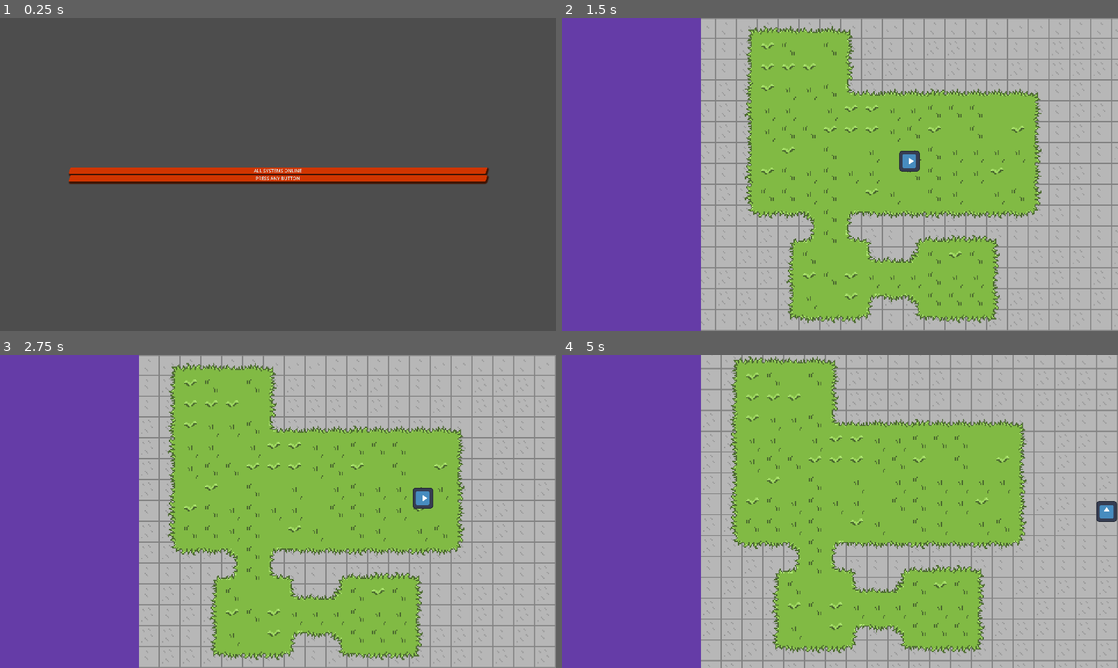
Above: before the commit, frames 1-4 (two rows, left to right).
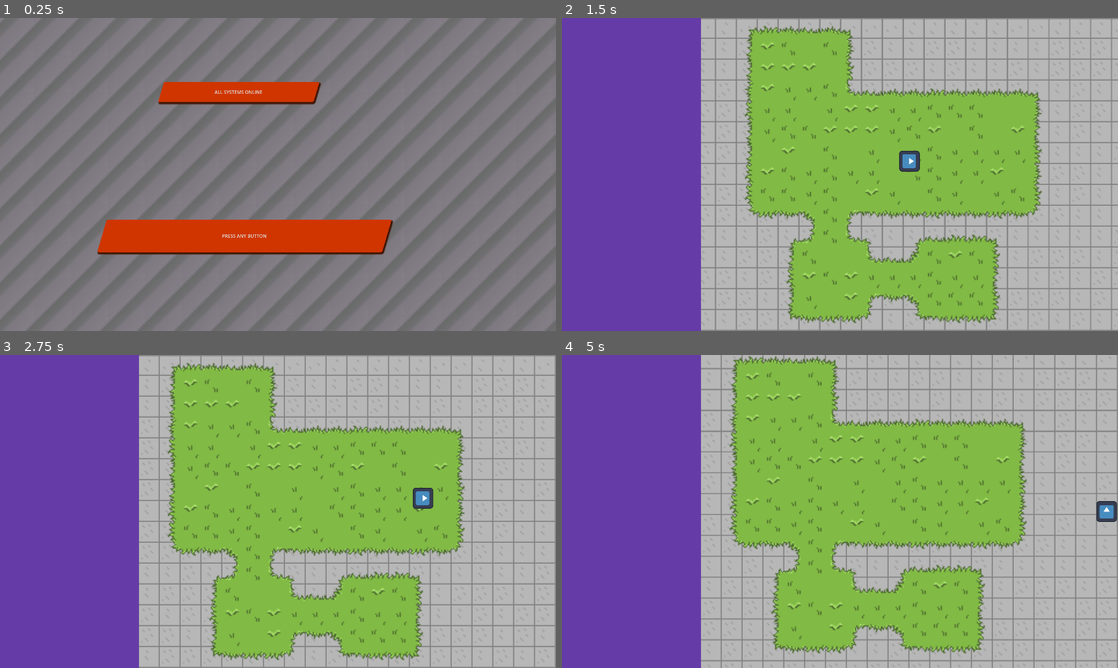
Above: after the commit, the same moments.

Repository: Earth-Turtle/jan-jam
Game: Godot game, scene res://scenes/main_menu/main_menu.tscn
Two runs of this game, one before a commit and one after it. Both use one fixed random seed, a clock stepped at 60 frames per second and the inputs below. Before the commit the project starts from res://scenes/main_menu.tscn. The engine's default icon, where the game draws it, is replaced by a stand-in: a white triangle on a blue panel in a dark square.
Inputs:
- Up to frame 1 (0.25 s): no input
- Up to frame 2 (1.5 s): click "ALL SYSTEMS ONLINE" at 0.5 s; click "PRESS ANY BUTTON" at 1.25 s
- Up to frame 3 (2.75 s): tap Enter at 2 s; hold Right (ui_right) from 2.03 s (still down)
- Up to frame 4 (5 s): release Right (ui_right) at 2.78 s; hold Down (ui_down) 2.78-3.53 s; hold Right (ui_right) 3.53-4.28 s; hold Up (ui_up) from 4.28 s (still down)

The runs differ from the first frame. In frame 1, 100% of the frame differs, in the area x 0-100%, y 0-100%; in frame 2, 2.3%; in frame 3, 2.3%; in frame 4, 2.3%.

Commit message:
Scrolling background for main menu

Diff:
--- a/project.godot
+++ b/project.godot
@@ -11,7 +11,7 @@
 [application]
 
 config/name="Pirate Jam Jan 2025"
-run/main_scene="res://scenes/main_menu.tscn"
+run/main_scene="res://scenes/main_menu/main_menu.tscn"
 config/features=PackedStringArray("4.3", "GL Compatibility")
 config/icon="res://icon.svg"
 
@@ -65,6 +65,5 @@
 
 [rendering]
 
-textures/canvas_textures/default_texture_filter=0
 renderer/rendering_method="gl_compatibility"
 renderer/rendering_method.mobile="gl_compatibility"
--- a/scenes/main_menu.tscn
+++ /dev/null
@@ -1,78 +0,0 @@
-[gd_scene load_steps=5 format=3 uid="uid://dhemy5xe7i3pb"]
-
-[ext_resource type="Script" path="res://scripts/main_menu.gd" id="1_3s4g0"]
-
-[sub_resource type="StyleBoxFlat" id="StyleBoxFlat_5j43m"]
-bg_color = Color(0.816823, 0.20825, 9.62615e-08, 1)
-skew = Vector2(0.295, 0)
-border_width_left = 2
-border_width_top = 3
-border_color = Color(0.25098, 0.0784314, 0.0117647, 1)
-border_blend = true
-corner_radius_top_left = 5
-corner_radius_top_right = 5
-corner_radius_bottom_right = 5
-corner_radius_bottom_left = 5
-shadow_color = Color(0.25098, 0.0784314, 0.0117647, 1)
-shadow_size = 1
-anti_aliasing = false
-
-[sub_resource type="StyleBoxFlat" id="StyleBoxFlat_qxx5m"]
-bg_color = Color(0.816823, 0.20825, 9.62615e-08, 1)
-skew = Vector2(0.295, 0)
-border_blend = true
-corner_radius_top_left = 5
-corner_radius_top_right = 5
-corner_radius_bottom_right = 5
-corner_radius_bottom_left = 5
-shadow_color = Color(0.25098, 0.0784314, 0.0117647, 1)
-shadow_size = 5
-shadow_offset = Vector2(3, 5)
-anti_aliasing = false
-
-[sub_resource type="Theme" id="Theme_wa1np"]
-Button/styles/hover = SubResource("StyleBoxFlat_5j43m")
-Button/styles/normal = SubResource("StyleBoxFlat_qxx5m")
-
-[node name="MainMenu" type="Control"]
-layout_mode = 3
-anchors_preset = 0
-offset_left = 120.0
-offset_top = 80.0
-offset_right = 1800.0
-offset_bottom = 1000.0
-theme = SubResource("Theme_wa1np")
-script = ExtResource("1_3s4g0")
-
-[node name="MarginContainer" type="MarginContainer" parent="."]
-layout_mode = 1
-anchors_preset = 15
-anchor_right = 1.0
-anchor_bottom = 1.0
-grow_horizontal = 2
-grow_vertical = 2
-theme_override_constants/margin_left = 120
-theme_override_constants/margin_top = 80
-theme_override_constants/margin_right = 120
-theme_override_constants/margin_bottom = 80
-
-[node name="VBoxContainer" type="VBoxContainer" parent="MarginContainer"]
-layout_mode = 2
-size_flags_vertical = 4
-
-[node name="Title" type="Button" parent="MarginContainer/VBoxContainer"]
-layout_mode = 2
-text = "ALL SYSTEMS ONLINE"
-autowrap_mode = 3
-
-[node name="Play" type="Button" parent="MarginContainer/VBoxContainer"]
-layout_mode = 2
-text = "PRESS ANY BUTTON"
-
-[node name="Settings" type="Button" parent="MarginContainer/VBoxContainer"]
-visible = false
-layout_mode = 2
-text = "SETTINGS"
-
-[connection signal="pressed" from="MarginContainer/VBoxContainer/Play" to="." method="_on_play_pressed"]
-[connection signal="pressed" from="MarginContainer/VBoxContainer/Settings" to="." method="_on_settings_pressed"]
--- /dev/null
+++ b/scenes/main_menu/main_menu.tscn
@@ -0,0 +1,121 @@
+[gd_scene load_steps=9 format=3 uid="uid://dhemy5xe7i3pb"]
+
+[ext_resource type="Script" path="res://scripts/main_menu.gd" id="1_8yswk"]
+[ext_resource type="Shader" path="res://scenes/main_menu/main_menu_background.gdshader" id="2_7b68i"]
+[ext_resource type="Texture2D" uid="uid://chysqtfg01r41" path="res://resources/main_menu_background_tile.png" id="3_764h7"]
+
+[sub_resource type="StyleBoxFlat" id="StyleBoxFlat_5j43m"]
+bg_color = Color(0.816823, 0.20825, 9.62615e-08, 1)
+skew = Vector2(0.295, 0)
+border_width_left = 2
+border_width_top = 3
+border_color = Color(0.25098, 0.0784314, 0.0117647, 1)
+border_blend = true
+corner_radius_top_left = 5
+corner_radius_top_right = 5
+corner_radius_bottom_right = 5
+corner_radius_bottom_left = 5
+shadow_color = Color(0.25098, 0.0784314, 0.0117647, 1)
+shadow_size = 1
+anti_aliasing = false
+
+[sub_resource type="StyleBoxFlat" id="StyleBoxFlat_qxx5m"]
+bg_color = Color(0.816823, 0.20825, 9.62615e-08, 1)
+skew = Vector2(0.295, 0)
+border_blend = true
+corner_radius_top_left = 5
+corner_radius_top_right = 5
+corner_radius_bottom_right = 5
+corner_radius_bottom_left = 5
+shadow_color = Color(0.25098, 0.0784314, 0.0117647, 1)
+shadow_size = 5
+shadow_offset = Vector2(3, 5)
+anti_aliasing = false
+
+[sub_resource type="StyleBoxFlat" id="StyleBoxFlat_i3wh6"]
+bg_color = Color(0.693784, 0.171098, 3.85046e-07, 1)
+skew = Vector2(0.295, 0)
+border_width_left = 2
+border_width_top = 3
+border_color = Color(0.25098, 0.0784314, 0.0117647, 1)
+border_blend = true
+corner_radius_top_left = 5
+corner_radius_top_right = 5
+corner_radius_bottom_right = 5
+corner_radius_bottom_left = 5
+shadow_color = Color(0.25098, 0.0784314, 0.0117647, 1)
+shadow_size = 1
+anti_aliasing = false
+
+[sub_resource type="Theme" id="Theme_wa1np"]
+Button/styles/hover = SubResource("StyleBoxFlat_5j43m")
+Button/styles/normal = SubResource("StyleBoxFlat_qxx5m")
+Button/styles/pressed = SubResource("StyleBoxFlat_i3wh6")
+
+[sub_resource type="ShaderMaterial" id="ShaderMaterial_xie2x"]
+shader = ExtResource("2_7b68i")
+
+[node name="MainMenu" type="Control"]
+layout_mode = 3
+anchors_preset = 15
+anchor_right = 1.0
+anchor_bottom = 1.0
+grow_horizontal = 2
+grow_vertical = 2
+theme = SubResource("Theme_wa1np")
+script = ExtResource("1_8yswk")
+
+[node name="TextureRect" type="TextureRect" parent="."]
+material = SubResource("ShaderMaterial_xie2x")
+clip_contents = true
+layout_mode = 1
+anchors_preset = 15
+anchor_right = 1.0
+anchor_bottom = 1.0
+offset_right = -1680.0
+offset_bottom = -945.0
+grow_horizontal = 2
+grow_vertical = 2
+scale = Vector2(8, 8)
+texture = ExtResource("3_764h7")
+expand_mode = 1
+stretch_mode = 1
+metadata/_edit_lock_ = true
+
+[node name="MarginContainer" type="MarginContainer" parent="."]
+layout_mode = 1
+anchors_preset = 15
+anchor_right = 1.0
+anchor_bottom = 1.0
+grow_horizontal = 2
+grow_vertical = 2
+metadata/_edit_lock_ = true
+
+[node name="VBoxContainer" type="VBoxContainer" parent="MarginContainer"]
+layout_mode = 2
+size_flags_vertical = 4
+
+[node name="Settings" type="Button" parent="MarginContainer/VBoxContainer"]
+visible = false
+layout_mode = 2
+text = "SETTINGS"
+
+[node name="Title" type="Button" parent="."]
+layout_mode = 2
+offset_left = 556.0
+offset_top = 221.0
+offset_right = 1093.0
+offset_bottom = 290.0
+text = "ALL SYSTEMS ONLINE"
+autowrap_mode = 3
+
+[node name="Play" type="Button" parent="."]
+layout_mode = 2
+offset_left = 352.0
+offset_top = 696.0
+offset_right = 1336.0
+offset_bottom = 808.0
+text = "PRESS ANY BUTTON"
+
+[connection signal="pressed" from="MarginContainer/VBoxContainer/Settings" to="." method="_on_settings_pressed"]
+[connection signal="pressed" from="Play" to="." method="_on_play_pressed"]
--- /dev/null
+++ b/scenes/main_menu/main_menu_background.gdshader
@@ -0,0 +1,17 @@
+shader_type canvas_item;
+
+void vertex() {
+	// Called for every vertex the material is visible on.
+}
+
+void fragment() {
+	// Called for every pixel the material is visible on.
+	vec2 pos = UV;
+	pos.x = pos.x + TIME * 0.35;
+	COLOR = texture(TEXTURE, pos);
+}
+
+//void light() {
+	// Called for every pixel for every light affecting the CanvasItem.
+	// Uncomment to replace the default light processing function with this one.
+//}
Binary file added: resources/main_menu_background_tile.png
Not shown, added: resources/main_menu_background_tile.png.import
